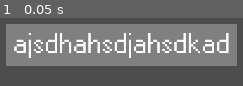
Above: before the commit, frame 1.
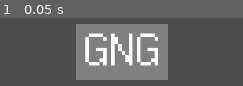
Above: after the commit, the same moment.

Repository: Shuflduf/Stock-Trading-Game
Game: Godot game, scene res://Scenes/Menus/shop.tscn
Same seed, same stepped clock (60 frames per second), same inputs: the game is played once before the commit and once after it. This scene is started directly instead of the project's main scene.
Inputs:
- Up to frame 1 (0.05 s): no input

The runs differ from the first frame. In frame 1, 51% of the frame differs, in the area x 2-98%, y 8-92%.

Commit message:
update shop

Diff:
--- a/Scenes/Menus/shop.tscn
+++ b/Scenes/Menus/shop.tscn
@@ -12,7 +12,7 @@
 
 [sub_resource type="LabelSettings" id="LabelSettings_sjyd8"]
 font = ExtResource("2_qq3xu")
-font_size = 41
+font_size = 64
 
 [node name="Shop" type="Control"]
 layout_mode = 3
@@ -44,7 +44,10 @@
 layout_mode = 2
 theme_override_styles/panel = SubResource("StyleBoxFlat_dcb7e")
 
-[node name="Label" type="Label" parent="ScrollContainer/VBoxContainer/PanelContainer"]
+[node name="HBoxContainer" type="HBoxContainer" parent="ScrollContainer/VBoxContainer/PanelContainer"]
 layout_mode = 2
-text = "ajsdhahsdjahsdkad"
+
+[node name="Label" type="Label" parent="ScrollContainer/VBoxContainer/PanelContainer/HBoxContainer"]
+layout_mode = 2
+text = "GNG"
 label_settings = SubResource("LabelSettings_sjyd8")
